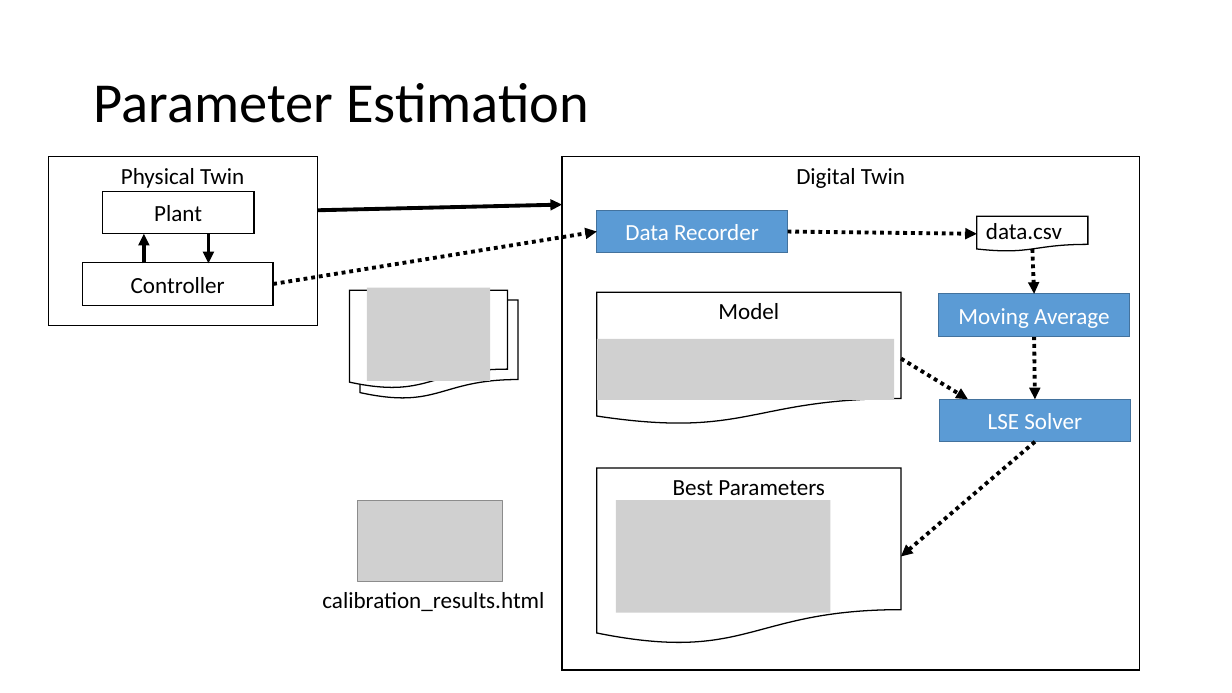
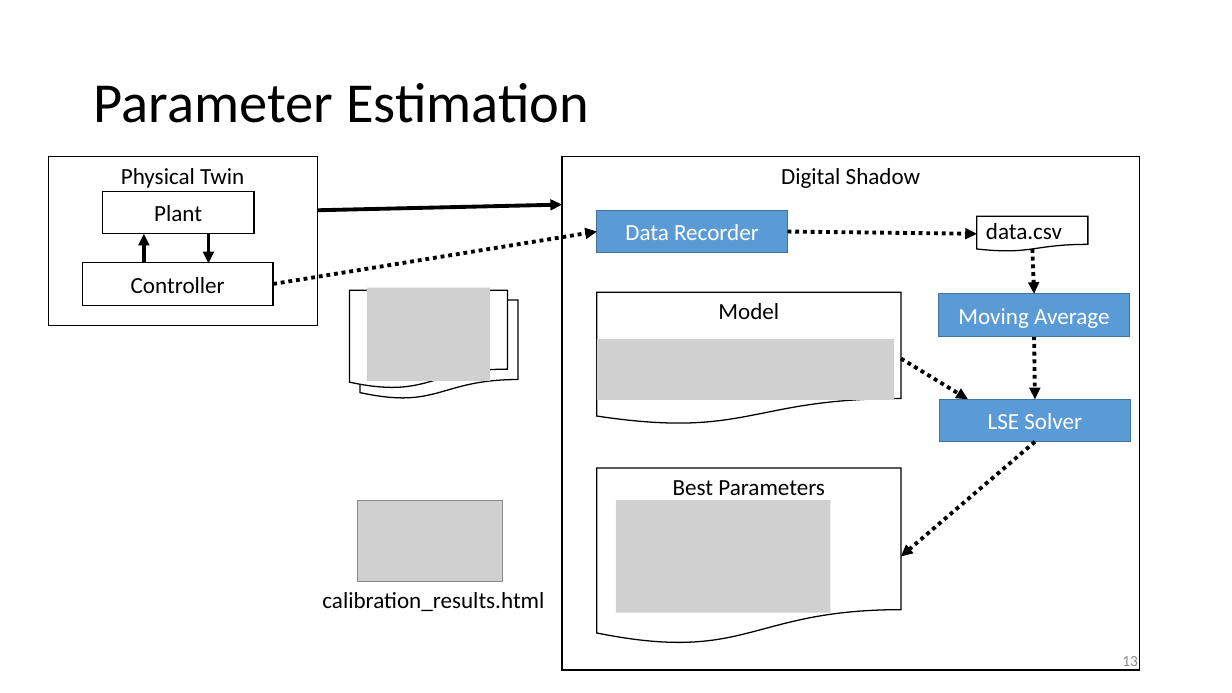
Before and after one commit to INTO-CPS-Association/example_digital-twin_incubator, a slide deck: slide 13 of notes/presentations/DigitLunch_17_December.pptx (slide 12 before the commit). Drawn at 1232x693 pixels with LibreOffice and Linux fonts; fonts in the diff are those of the drawing; grey boxes stand for pictures. Boxes give left, top, right and bottom in pixels: in the first picture for what was removed or moved away, otherwise in the second. Text is boxed around its words. In the diff, an @@ line names an element or a change of style, - is before the commit and + after.

```diff
--- a/notes/presentations/DigitLunch_17_December.pptx
+++ b/notes/presentations/DigitLunch_17_December.pptx
@@ text in rectangle at box(781, 168, 920, 188): text changed @@
-Digital Twin
+Digital Shadow
@@ page number added at box(1122, 656, 1138, 671), 12 pt, text #8C8C8C @@
+13
```
Also in this commit, not shown: 23 other slides changed, 3 slides added.
